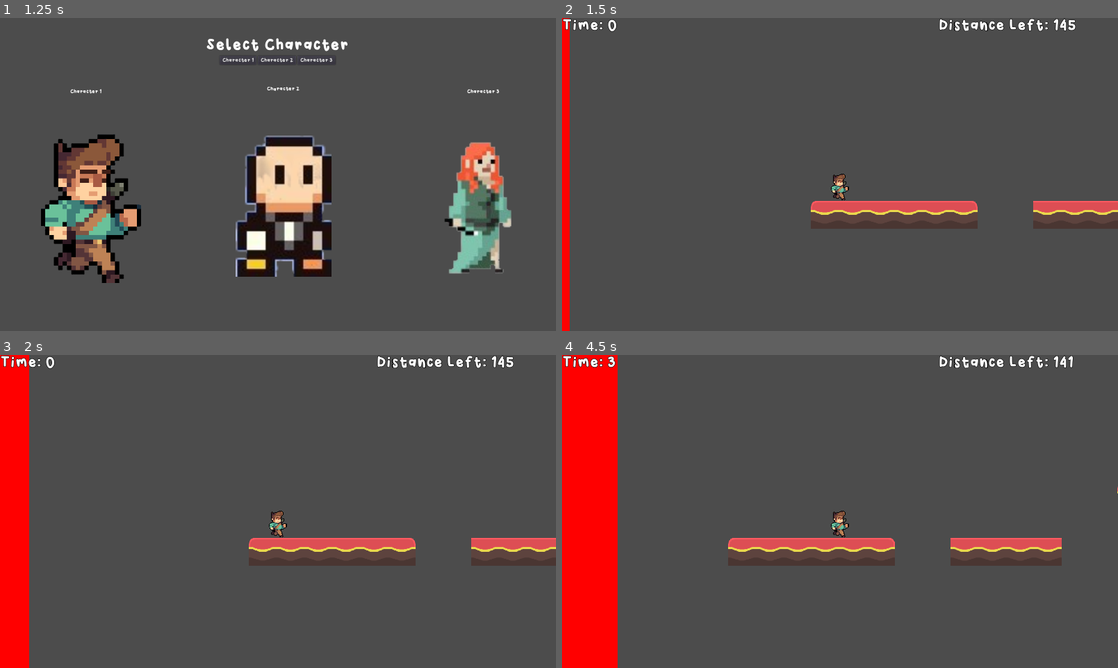
Above: before the commit, frames 1-4 (two rows, left to right).
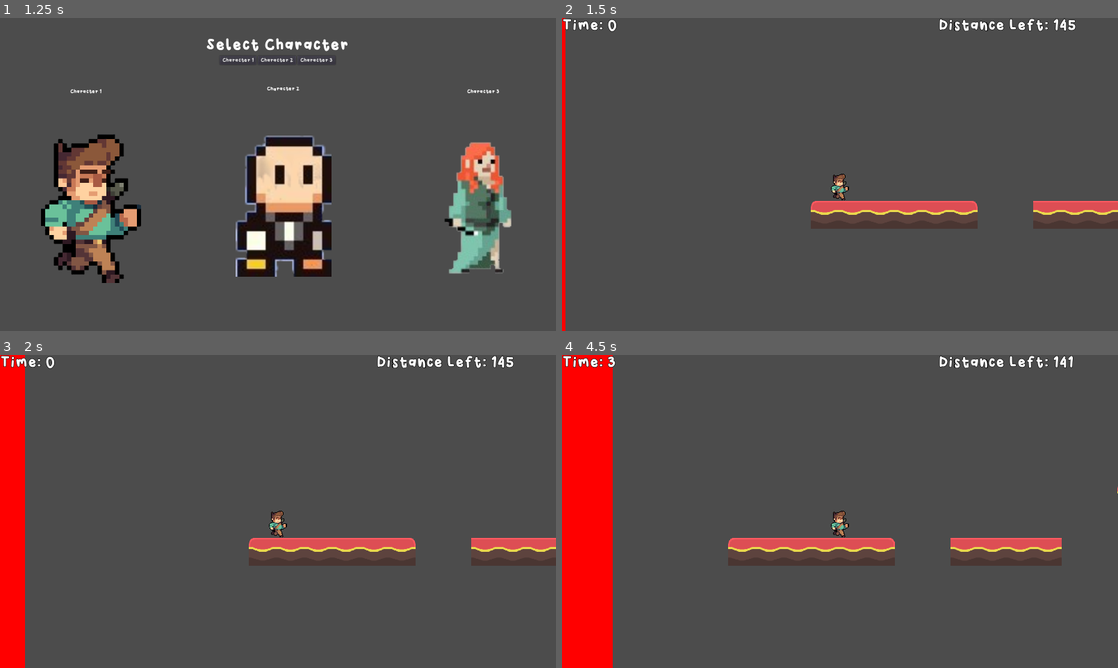
Above: after the commit, the same moments.

Repository: jonahshader/back5_platformer_unit3
Game: Godot game, scene res://scenes/menus/MainMenu.tscn
Same seed, same stepped clock (60 frames per second), same inputs: the game is played once before the commit and once after it.
Inputs:
- Up to frame 1 (1.25 s): click "Start Game" at 0.5 s
- Up to frame 2 (1.5 s): click "Character 1" at 1.25 s
- Up to frame 3 (2 s): no input
- Up to frame 4 (4.5 s): hold Right (move_right) 2.03-3.53 s; tap Space (jump) at 2.27, 3.02 s; hold Left (move_left) 3.53-4.28 s; hold Right (move_right) from 4.28 s (still down)

Frame 1 is identical in both runs. In frame 2, 0.7% of the frame differs, in the area x 0-2%, y 0-100%; in frame 3, 0.7%; in frame 4, 0.9%, in the area x 9-10%, y 0-100%.

Commit message:
death wall final changes
Changed the death wall to follow player y position and moved all walls closer at the start of a level

Diff:
--- a/scenes/levels/Level_1.tscn
+++ b/scenes/levels/Level_1.tscn
@@ -19,7 +19,7 @@
 position = Vector2( 7342.35, 705.414 )
 
 [node name="Death_Wall" parent="." instance=ExtResource( 5 )]
-position = Vector2( -3137.11, 354.463 )
+position = Vector2( -1227.01, 954.128 )
 
 [node name="GameHud" parent="." instance=ExtResource( 3 )]
 
--- a/scenes/levels/Level_2.tscn
+++ b/scenes/levels/Level_2.tscn
@@ -15,18 +15,18 @@
 [node name="TileMap" parent="." instance=ExtResource( 2 )]
 tile_data = PoolIntArray( 655459, -1610612736, 65536, 720995, -1610612736, 65536, 786531, -1610612736, 65536, 786536, - …(4134 unchanged characters)…
 
+[node name="Safehouse" parent="." instance=ExtResource( 4 )]
+position = Vector2( 7207.81, 712.141 )
+
 [node name="Death_Wall" parent="." instance=ExtResource( 5 )]
-position = Vector2( -3137.11, 354.463 )
+position = Vector2( -1213.12, 896.91 )
 speed = 125
 
 [node name="GameHud" parent="." instance=ExtResource( 3 )]
 
-[node name="Safehouse" parent="." instance=ExtResource( 4 )]
-position = Vector2( 7207.81, 712.141 )
-
 [node name="EscExit" parent="." instance=ExtResource( 6 )]
 
+[connection signal="body_entered" from="Safehouse" to="Player" method="survived"]
+[connection signal="body_entered" from="Safehouse" to="GameHud" method="survived"]
 [connection signal="body_entered" from="Death_Wall" to="Player" method="gameover"]
 [connection signal="body_entered" from="Death_Wall" to="GameHud" method="gameover"]
-[connection signal="body_entered" from="Safehouse" to="Player" method="survived"]
-[connection signal="body_entered" from="Safehouse" to="GameHud" method="survived"]
--- a/scenes/levels/Level_3.tscn
+++ b/scenes/levels/Level_3.tscn
@@ -15,18 +15,18 @@
 [node name="TileMap" parent="." instance=ExtResource( 2 )]
 tile_data = PoolIntArray( 196637, 0, 8, 196648, 0, 8, 196653, 0, 65543, 196654, 0, 131072, 196655, 0, 65540, 196709, 0, …(6502 unchanged characters)…
 
+[node name="Safehouse" parent="." instance=ExtResource( 4 )]
+position = Vector2( 7366.38, 712.141 )
+
 [node name="Death_Wall" parent="." instance=ExtResource( 5 )]
-position = Vector2( -3137.11, 354.463 )
+position = Vector2( -1253.86, 962.035 )
 speed = 160
 
 [node name="GameHud" parent="." instance=ExtResource( 3 )]
 
-[node name="Safehouse" parent="." instance=ExtResource( 4 )]
-position = Vector2( 7366.38, 712.141 )
-
 [node name="EscExit" parent="." instance=ExtResource( 6 )]
 
+[connection signal="body_entered" from="Safehouse" to="Player" method="survived"]
+[connection signal="body_entered" from="Safehouse" to="GameHud" method="survived"]
 [connection signal="body_entered" from="Death_Wall" to="Player" method="gameover"]
 [connection signal="body_entered" from="Death_Wall" to="GameHud" method="gameover"]
-[connection signal="body_entered" from="Safehouse" to="Player" method="survived"]
-[connection signal="body_entered" from="Safehouse" to="GameHud" method="survived"]
--- a/scenes/levels/Level_4.tscn
+++ b/scenes/levels/Level_4.tscn
@@ -16,21 +16,21 @@
 [node name="TileMap" parent="." instance=ExtResource( 2 )]
 tile_data = PoolIntArray( 458800, 0, 8, 458804, 0, 8, 458808, 0, 8, 589870, 0, 8, 589883, 0, 8, 589887, 0, 1, 589888, 0 …(1739 unchanged characters)…
 
+[node name="JetPackPickup" parent="." instance=ExtResource( 1 )]
+position = Vector2( 670.4, 800.819 )
+
+[node name="Safehouse" parent="." instance=ExtResource( 3 )]
+position = Vector2( 7342.35, 705.414 )
+
 [node name="Death_Wall" parent="." instance=ExtResource( 5 )]
-position = Vector2( -3137.11, 354.463 )
+position = Vector2( -1245.68, 962.597 )
 speed = 130
 
 [node name="GameHud" parent="." instance=ExtResource( 6 )]
 
-[node name="Safehouse" parent="." instance=ExtResource( 3 )]
-position = Vector2( 7342.35, 705.414 )
-
 [node name="EscExit" parent="." instance=ExtResource( 7 )]
 
-[node name="JetPackPickup" parent="." instance=ExtResource( 1 )]
-position = Vector2( 670.4, 800.819 )
-
+[connection signal="body_entered" from="Safehouse" to="Player" method="survived"]
+[connection signal="body_entered" from="Safehouse" to="GameHud" method="survived"]
 [connection signal="body_entered" from="Death_Wall" to="Player" method="gameover"]
 [connection signal="body_entered" from="Death_Wall" to="GameHud" method="gameover"]
-[connection signal="body_entered" from="Safehouse" to="Player" method="survived"]
-[connection signal="body_entered" from="Safehouse" to="GameHud" method="survived"]
--- a/scenes/levels/Level_8.tscn
+++ b/scenes/levels/Level_8.tscn
@@ -278,66 +278,62 @@
 tile_set = SubResource( 27 )
 tile_data = PoolIntArray( -1703823, 0, 8, -1703819, 0, 8, -1507219, 0, 8, -1441686, 0, 8, -1310618, 0, 8, -1114014, 0,  …(3134 unchanged characters)…
 
-[node name="Death_Wall" parent="." instance=ExtResource( 5 )]
-position = Vector2( -3137.11, 354.463 )
-speed = 190
-
-[node name="GameHud" parent="." instance=ExtResource( 3 )]
+[node name="SpikeTrap" parent="." instance=ExtResource( 9 )]
+position = Vector2( 1014.66, 515.887 )
+
+[node name="SpikeTrap2" parent="." instance=ExtResource( 9 )]
+position = Vector2( 1044.48, 515.887 )
+
+[node name="SpikeTrap3" parent="." instance=ExtResource( 9 )]
+position = Vector2( 1074.51, 515.887 )
+
+[node name="SpikeTrap4" parent="." instance=ExtResource( 9 )]
+position = Vector2( 1104.38, 515.887 )
+
+[node name="SpikeTrap5" parent="." instance=ExtResource( 9 )]
+position = Vector2( 1134.46, 515.887 )
+
+[node name="SpikeTrap6" parent="." instance=ExtResource( 9 )]
+position = Vector2( 1164.54, 515.887 )
+
+[node name="SpikeTrap7" parent="." instance=ExtResource( 9 )]
+position = Vector2( 1711.84, 323.554 )
+
+[node name="SpikeTrap8" parent="." instance=ExtResource( 9 )]
+position = Vector2( 1742.83, 323.554 )
+
+[node name="SpikeTrap9" parent="." instance=ExtResource( 9 )]
+position = Vector2( 1773.29, 323.554 )
+
+[node name="SpikeTrap10" parent="." instance=ExtResource( 9 )]
+position = Vector2( 1804.02, 323.554 )
+
+[node name="SpikeTrap11" parent="." instance=ExtResource( 9 )]
+position = Vector2( 3951.34, -188.359 )
+
+[node name="SpikeTrap12" parent="." instance=ExtResource( 9 )]
+position = Vector2( 3982.5, -188.359 )
+
+[node name="SpikeTrap13" parent="." instance=ExtResource( 9 )]
+position = Vector2( 4013.63, -188.323 )
+
+[node name="SpikeTrap14" parent="." instance=ExtResource( 9 )]
+position = Vector2( 4045.32, -187.975 )
 
 [node name="Safehouse" parent="." instance=ExtResource( 4 )]
 position = Vector2( 8177.46, -1130.93 )
 
-[node name="EscExit" parent="." instance=ExtResource( 6 )]
-
 [node name="JetPackPickup2" parent="." instance=ExtResource( 7 )]
 position = Vector2( 7280.29, -20.1975 )
 
-[node name="SpikeTrap" parent="." instance=ExtResource( 9 )]
-position = Vector2( 1014.66, 515.887 )
-
-[node name="SpikeTrap2" parent="." instance=ExtResource( 9 )]
-position = Vector2( 1044.48, 515.887 )
-
-[node name="SpikeTrap3" parent="." instance=ExtResource( 9 )]
-position = Vector2( 1074.51, 515.887 )
-
-[node name="SpikeTrap4" parent="." instance=ExtResource( 9 )]
-position = Vector2( 1104.38, 515.887 )
-
-[node name="SpikeTrap5" parent="." instance=ExtResource( 9 )]
-position = Vector2( 1134.46, 515.887 )
-
-[node name="SpikeTrap6" parent="." instance=ExtResource( 9 )]
-position = Vector2( 1164.54, 515.887 )
-
-[node name="SpikeTrap7" parent="." instance=ExtResource( 9 )]
-position = Vector2( 1711.84, 323.554 )
-
-[node name="SpikeTrap8" parent="." instance=ExtResource( 9 )]
-position = Vector2( 1742.83, 323.554 )
-
-[node name="SpikeTrap9" parent="." instance=ExtResource( 9 )]
-position = Vector2( 1773.29, 323.554 )
-
-[node name="SpikeTrap10" parent="." instance=ExtResource( 9 )]
-position = Vector2( 1804.02, 323.554 )
-
-[node name="SpikeTrap11" parent="." instance=ExtResource( 9 )]
-position = Vector2( 3951.34, -188.359 )
-
-[node name="SpikeTrap12" parent="." instance=ExtResource( 9 )]
-position = Vector2( 3982.5, -188.359 )
-
-[node name="SpikeTrap13" parent="." instance=ExtResource( 9 )]
-position = Vector2( 4013.63, -188.323 )
-
-[node name="SpikeTrap14" parent="." instance=ExtResource( 9 )]
-position = Vector2( 4045.32, -187.975 )
-
-[connection signal="body_entered" from="Death_Wall" to="Player" method="gameover"]
-[connection signal="body_entered" from="Death_Wall" to="GameHud" method="gameover"]
-[connection signal="body_entered" from="Safehouse" to="Player" method="survived"]
-[connection signal="body_entered" from="Safehouse" to="GameHud" method="survived"]
+[node name="Death_Wall" parent="." instance=ExtResource( 5 )]
+position = Vector2( -1212.15, 592.635 )
+speed = 190
+
+[node name="GameHud" parent="." instance=ExtResource( 3 )]
+
+[node name="EscExit" parent="." instance=ExtResource( 6 )]
+
 [connection signal="body_entered" from="SpikeTrap" to="Player" method="gameover"]
 [connection signal="body_entered" from="SpikeTrap" to="GameHud" method="gameover"]
 [connection signal="body_entered" from="SpikeTrap2" to="Player" method="gameover"]
@@ -366,3 +362,7 @@
 [connection signal="body_entered" from="SpikeTrap13" to="GameHud" method="gameover"]
 [connection signal="body_entered" from="SpikeTrap14" to="Player" method="gameover"]
 [connection signal="body_entered" from="SpikeTrap14" to="GameHud" method="gameover"]
+[connection signal="body_entered" from="Safehouse" to="Player" method="survived"]
+[connection signal="body_entered" from="Safehouse" to="GameHud" method="survived"]
+[connection signal="body_entered" from="Death_Wall" to="Player" method="gameover"]
+[connection signal="body_entered" from="Death_Wall" to="GameHud" method="gameover"]
--- a/scenes/objects/Death_Wall.gd
+++ b/scenes/objects/Death_Wall.gd
@@ -1,6 +1,14 @@
 extends Area2D
 
 export var speed = 100
+var enable_calculations = true
 
 func _process(delta):
 	position.x += delta * speed
+
+	if(enable_calculations):
+		position.y = get_node("../Player").position.y + get_node("../Player/Camera2D").offset.y
+
+
+func disable_calculations():
+	enable_calculations = false
--- a/scenes/objects/Death_Wall.tscn
+++ b/scenes/objects/Death_Wall.tscn
@@ -3,21 +3,19 @@
 [ext_resource path="res://scenes/objects/Death_Wall.gd" type="Script" id=1]
 
 [sub_resource type="RectangleShape2D" id=1]
-extents = Vector2( 640, 880 )
+extents = Vector2( 320, 60 )
 
 [node name="Death_Wall" type="Area2D"]
 scale = Vector2( 2, 6 )
 collision_layer = 2
 collision_mask = 2
 script = ExtResource( 1 )
-__meta__ = {
-"_edit_group_": true
-}
 
 [node name="ColorRect" type="ColorRect" parent="."]
-margin_top = -880.0
-margin_right = 1280.0
-margin_bottom = 880.0
+margin_left = -320.0
+margin_top = -60.0
+margin_right = 320.0
+margin_bottom = 60.0
 color = Color( 1, 0, 0, 1 )
 __meta__ = {
 "_edit_use_anchors_": false
@@ -25,7 +23,6 @@
 
 [node name="CollisionShape2D" type="CollisionShape2D" parent="."]
 light_mask = 2
-position = Vector2( 640, 0 )
 shape = SubResource( 1 )
 
 [connection signal="body_entered" from="." to="." method="_on_Death_Wall_body_entered"]
--- a/scenes/objects/Player.gd
+++ b/scenes/objects/Player.gd
@@ -46,6 +46,7 @@
 
 func kill():
 	get_node("../GameHud").disable_calculations()
+	get_node("../Death_Wall").disable_calculations()
 	var new_cam = Camera2D.new()
 	new_cam.offset = $Camera2D.offset
 	$Camera2D.current = false
